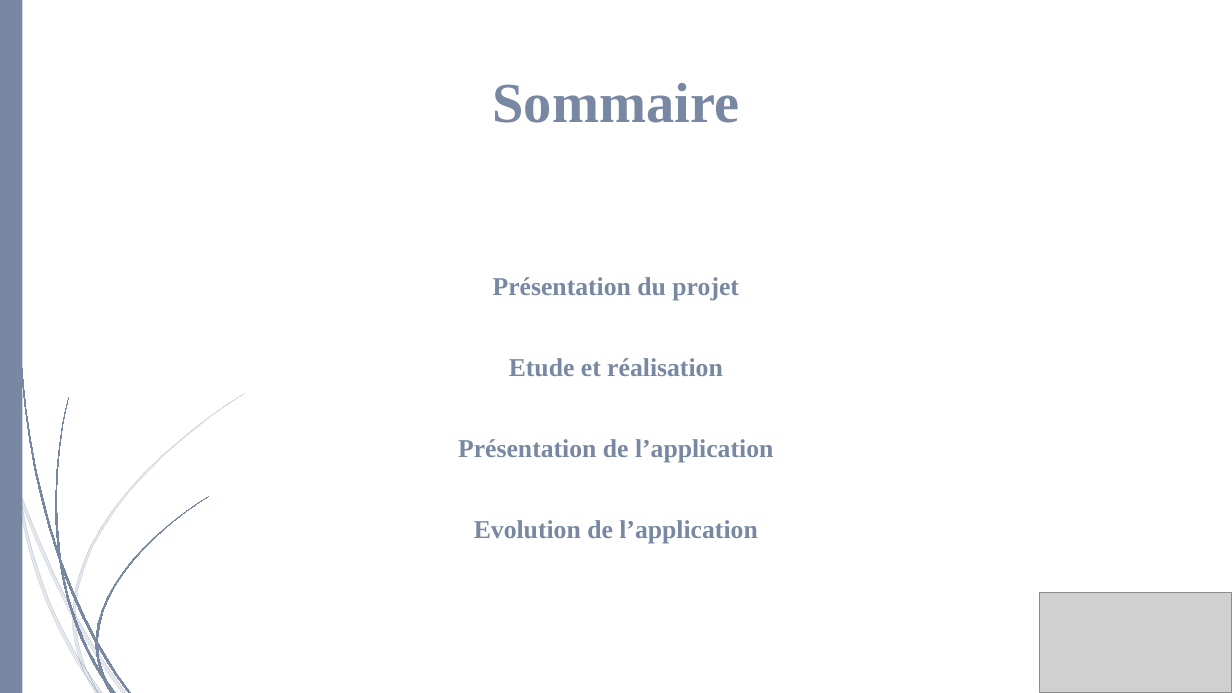
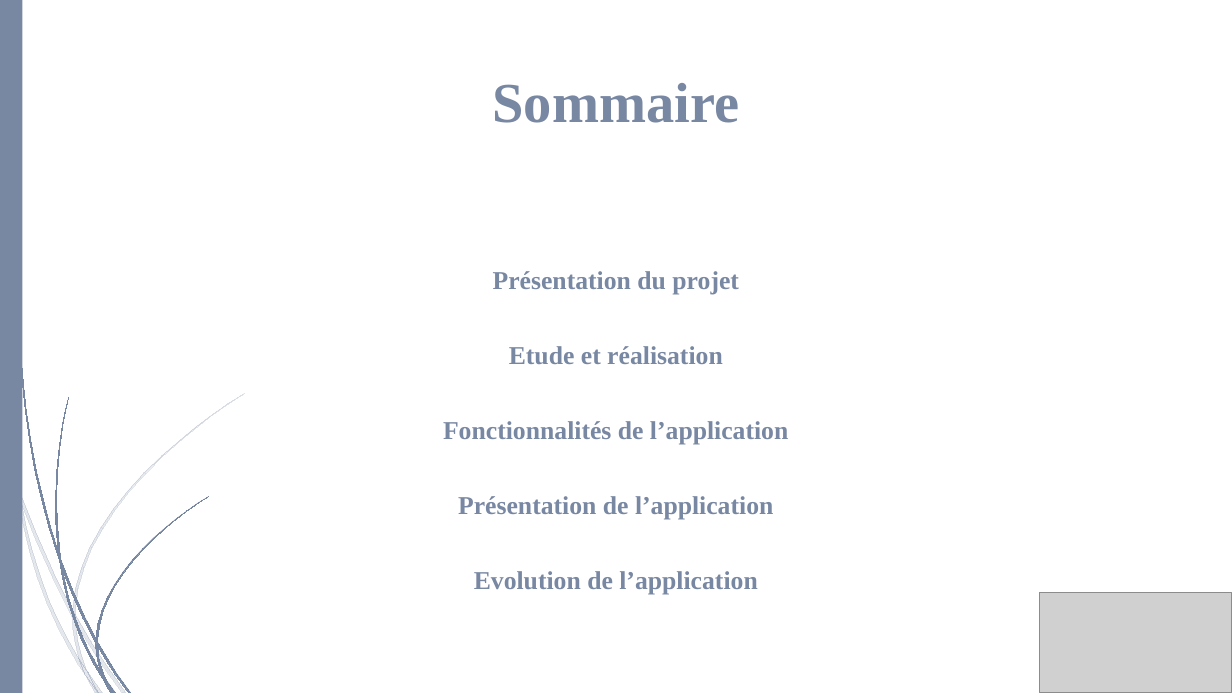
Before and after one commit to Lowxorx/webapprila, a slide deck: slide 2 of Documentation/Presentation/Projet web.pptx. Drawn at 1232x693 pixels with LibreOffice and Linux fonts; fonts in the diff are those of the drawing; grey boxes stand for pictures. Boxes give left, top, right and bottom in pixels: in the first picture for what was removed or moved away, otherwise in the second. Text is boxed around its words. In the diff, an @@ line names an element or a change of style, - is before the commit and + after.

```diff
--- a/Documentation/Presentation/Projet web.pptx
+++ b/Documentation/Presentation/Projet web.pptx
@@ text at (458, 271, 773, 595): line spacing 0.9 to 0.8 @@
@@ text at (443, 421, 788, 445): paragraph added @@
+Fonctionnalités de l’application
```
Also in this commit, not shown: 3 other slides changed, 6 slides added.
